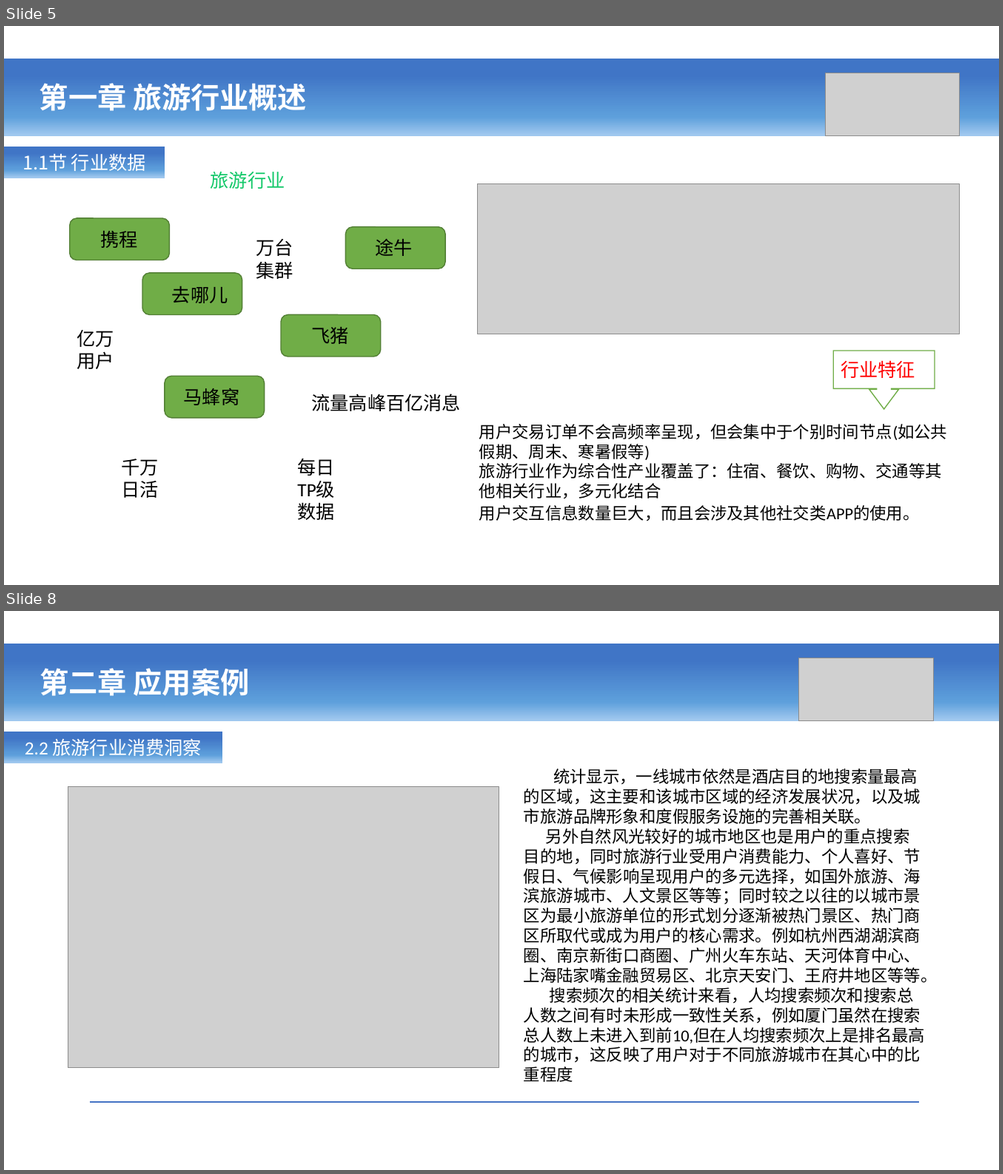
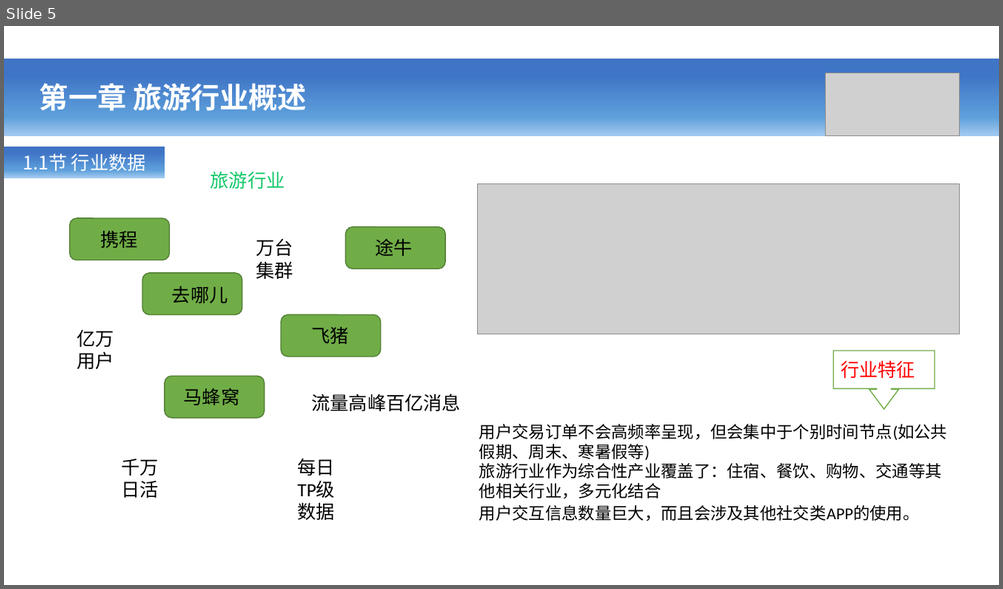
Before and after one commit to ZQHS/qtravel, a slide deck: doc/项目文档/好程序员实时项目(Flink).pptx. Shown one above the other, each under a label of ours: slides 5 and 8 before the commit, slide 5 after it; the slides between them are not shown. The pictures are 1003x1174 and 1003x589 pixels, drawn with LibreOffice and Linux fonts; fonts in the diff are those of the drawing; grey boxes stand for pictures. Boxes give left, top, right and bottom in pixels: in the first picture for what was removed or moved away, otherwise in the second. Text is boxed around its words. In the diff, an @@ line names an element or a change of style, - is before the commit and + after.

Commit message:
0222 旅游项目测试

```diff
--- a/doc/项目文档/好程序员实时项目(Flink).pptx
+++ b/doc/项目文档/好程序员实时项目(Flink).pptx
@@ slide 8 removed at bbox=[4, 611, 999, 1170], background #FFFFFF @@
@@ rectangle removed at bbox=[4, 644, 999, 721] @@
@@ text removed at bbox=[40, 668, 250, 696] @@
-第二章 应用案例
@@ picture removed at bbox=[799, 658, 933, 721] @@
@@ rectangle removed at bbox=[4, 732, 222, 763] @@
-2.2 旅游行业消费洞察
@@ picture removed at bbox=[68, 787, 499, 1068] @@
@@ text removed at bbox=[523, 769, 937, 1082] @@
-统计显示，一线城市依然是酒店目的地搜索量最高的区域，这主要和该城市区域的经济发展状况，以及城市旅游品牌形象和度假服务设施的完善相关联。
-另外自然风光较好的城市地区也是用户的重点搜索目的地，同时旅游行业受用户消费能力、个人喜好、节假日、气候影响呈现用户的多元选择，如国外旅游、海滨旅游城市、人文景区等等；同时较之以往的以城市景区为最小旅游单位的形式划分逐渐被热门景区、热门商区所取代或成为用户的核心需求。例如杭州西湖湖滨商圈、南京新街口商圈、广州火车东站、天河体育中心、上海陆家嘴金融贸易区、北京天安门、王府井地区等等。
-搜索频次的相关统计来看，人均搜索频次和搜索总人数之间有时未形成一致性关系，例如厦门虽然在搜索总人数上未进入到前10,但在人均搜索频次上是排名最高的城市，这反映了用户对于不同旅游城市在其心中的比重程度
@@ line removed from (90, 1102) to (919, 1102) @@
```
Also in this commit, not shown: 3 slides changed, 4 slides added, 1 other slide removed, 19 other files.
